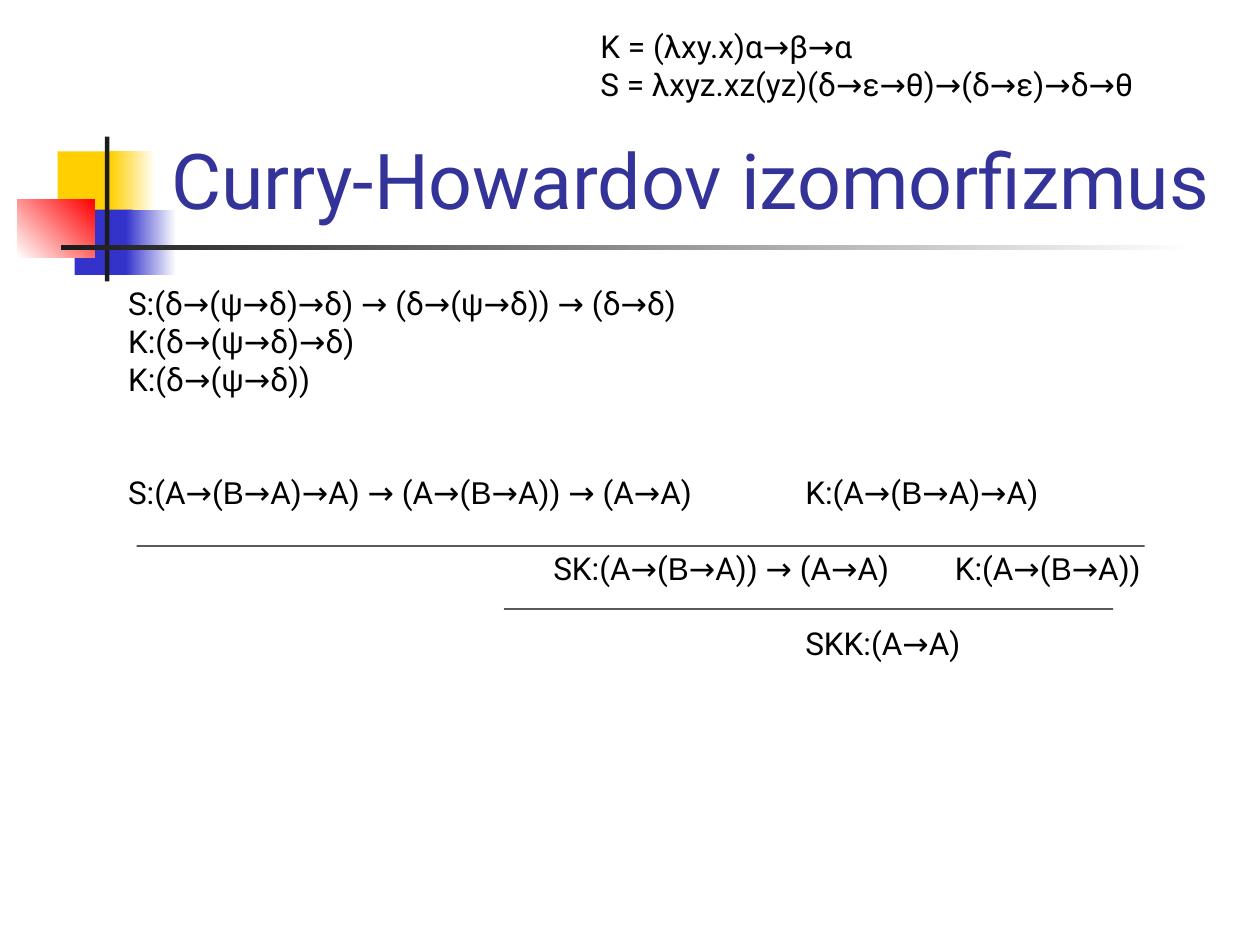
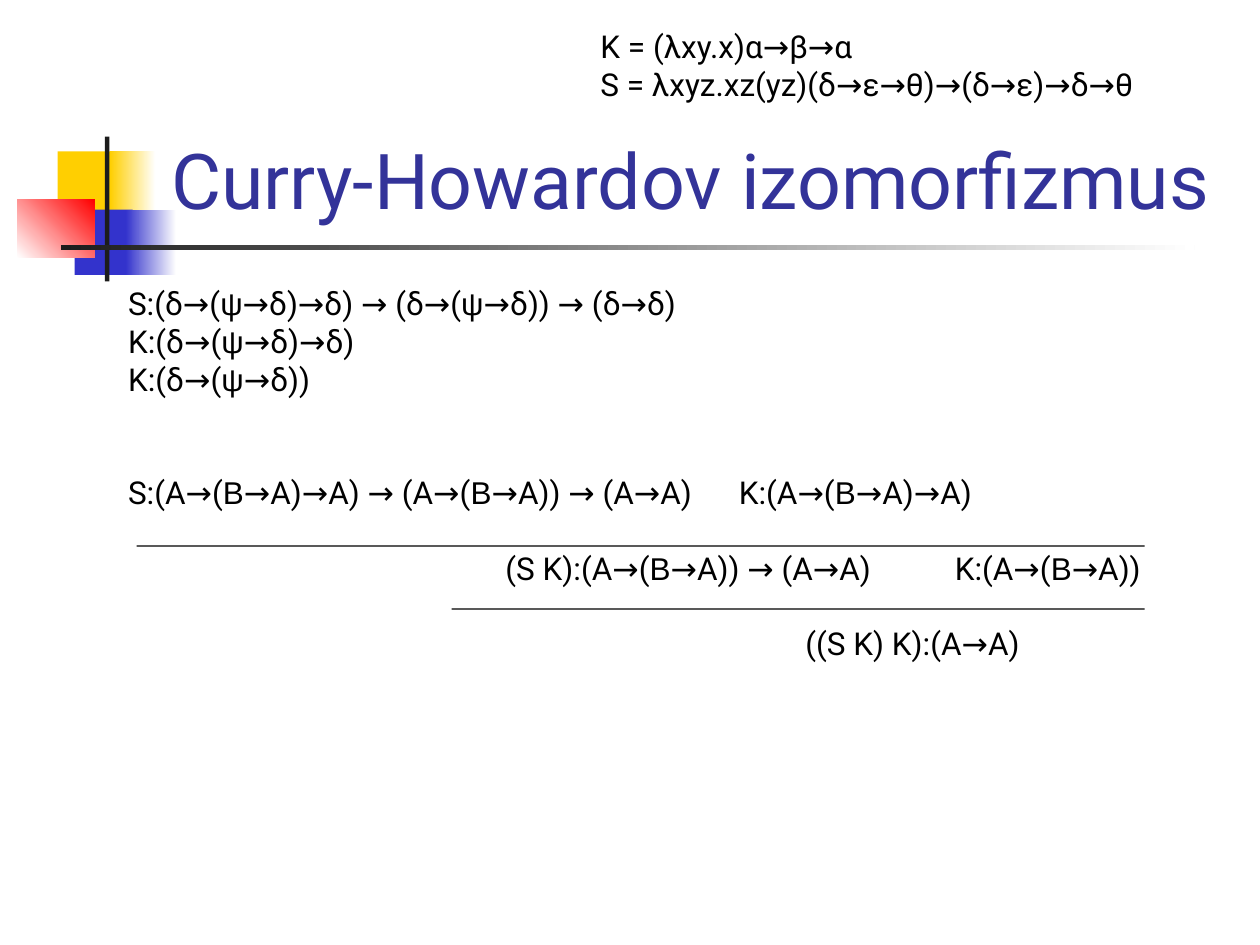
Before and after one commit to Funkcionalne/Prednasky, a slide deck: slide 34 of 08/08_fpro.ppt (slide 32 before the commit). Drawn at 1260x945 pixels with LibreOffice and Linux fonts; fonts in the diff are those of the drawing. Boxes give left, top, right and bottom in pixels: in the first picture for what was removed or moved away, otherwise in the second. Text is boxed around its words. In the diff, an @@ line names an element or a change of style, - is before the commit and + after.

```diff
--- a/08/08_fpro.ppt
+++ b/08/08_fpro.ppt
@@ text at (505, 555, 1140, 662): text changed @@
-SK:(A→(B→A)) → (A→A) K:(A→(B→A))
-SKK:(A→A)
+(S K):(A→(B→A)) → (A→A) K:(A→(B→A))
+((S K) K):(A→A)
@@ line moved from (504, 609) - (1113, 609) to (451, 609) - (1144, 609) @@
```
Also in this commit, not shown: 10 other slides changed, 3 slides added, 1 slide removed, 1 other file.
